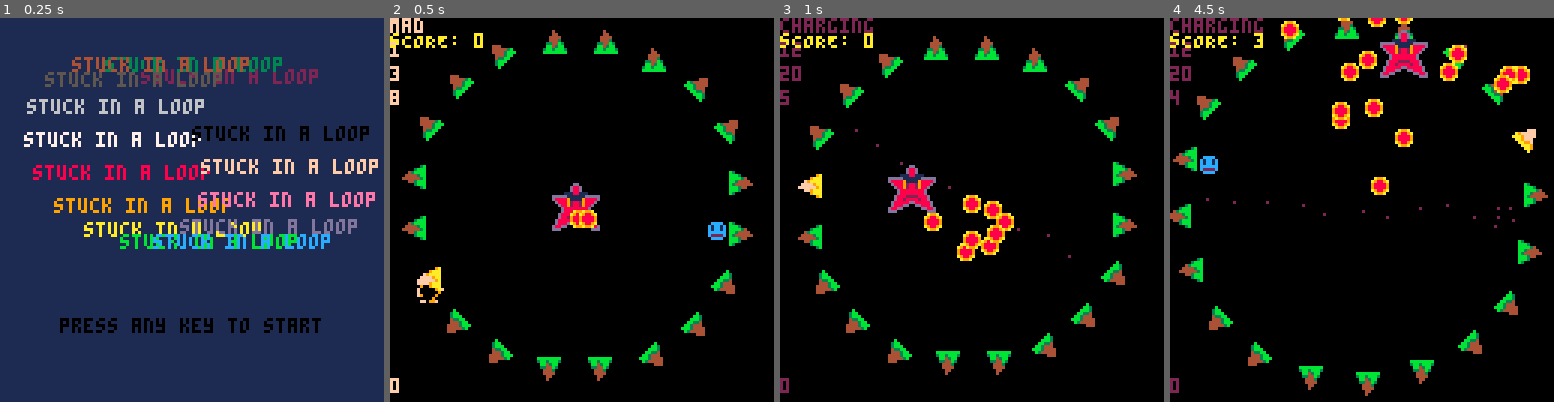
Above: before the commit, frames 1-4 (left to right).
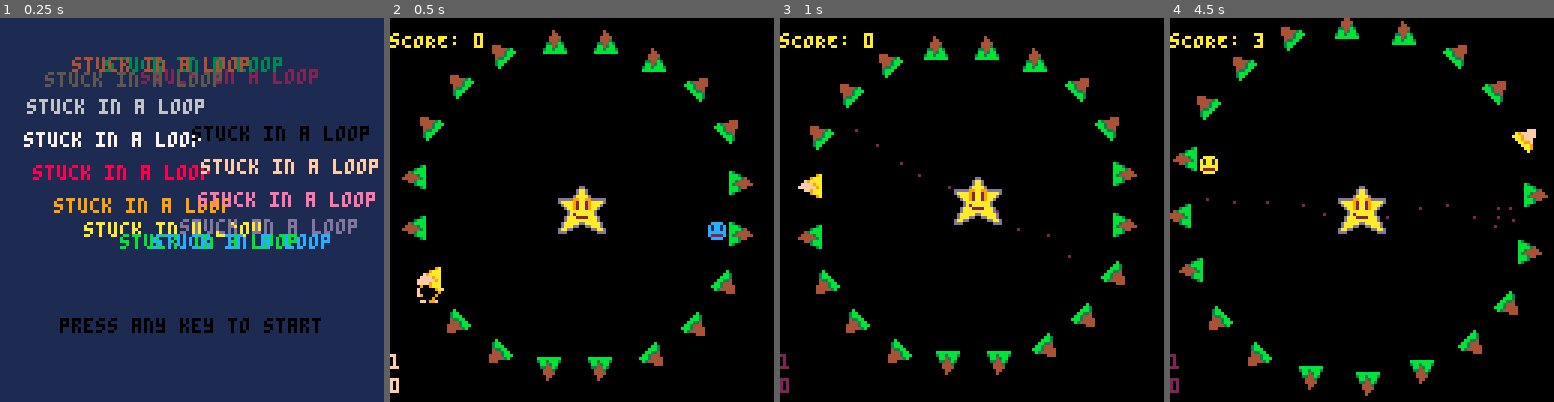
Above: after the commit, the same moments.

Repository: admiralento/pico8wolfertbrothers
Game: PICO-8 cartridge stuckinloop.p8
Same seed, same stepped clock (60 frames per second), same inputs: the game is played once before the commit and once after it.
Inputs:
- Up to frame 1 (0.25 s): no input
- Up to frame 2 (0.5 s): tap X (X key) at 0.33 s
- Up to frame 3 (1 s): tap O (Z key) at 0.7 s
- Up to frame 4 (4.5 s): tap X (X key) at 1.07, 1.85, 2.97, 4.08 s; hold Right 1.6-2.1 s; tap O (Z key) every 0.4 s from 1.7 to 4.1 s; hold Up 2.15-2.42 s; hold Right 2.47-3.03 s; hold Left 3.08-3.58 s; hold Down 3.63-3.97 s; hold Right from 4.02 s (still down)

Frame 1 is identical in both runs. In frame 2, 1.6% of the frame differs, in the area x 0-57%, y 0-92%; in frame 3, 3.8%; in frame 4, 5.5%, in the area x 0-94%, y 0-92%.

Commit message:
added boss queue system for designing play

Diff:
--- a/stuckinloop.p8
+++ b/stuckinloop.p8
@@ -19,6 +19,7 @@
 platforms = {}
 dynamics = {}
 player = {}
+boss_queue = {}
 gamestate = "menu"
 
 cx = 63
@@ -36,6 +37,9 @@
  boss = make_boss()
  gamestate = "game"
  points = 0
+
+ add_boss_queue("floating",120,3)
+ add_boss_queue("mad",3,10)
 end
 
 function end_game()
@@ -130,6 +134,14 @@
  return p
 end
 
+function add_boss_queue(action, maxFrameCnt, cycles)
+ bq = { action = action,
+        maxFrameCnt = maxFrameCnt,
+        cycles = cycles}
+ add(boss_queue, bq)
+ return bq
+end
+
 function empty_list(list)
  for i in all(list) do
   del(list,i)
@@ -158,6 +170,7 @@
 	 check_boss_collision()
 	 remove_desert_if_touching()
 		add_desert_if_missing()
+  clean_up_dynamics()
 
   if (player.life <= 0) then
    end_game()
@@ -212,6 +225,14 @@
 
 function make_random_platform_into_desert()
  change_platform_to_desert_sprites(random_platform(p.current_platform))
+end
+
+function clean_up_dynamics()
+ for d in all(dynamics) do
+  if (d.x < -128 or d.x > 256 or d.y < -128 or d.y > 256) then
+   del(dynamics,d)
+  end
+ end
 end
 
 function get_user_input()
@@ -318,7 +339,6 @@
 function check_dynamic_collisions()
  for d in all(dynamics) do
   if (do_actors_collide(player,d) and (d.damage > 0) and player.invincibleTimer <= 0) then
-   sfx(0)
    del(dynamics, d)
   	del(actors, d)
    player.invincibleTimer = 120;
@@ -333,7 +353,6 @@
    set_boss_action("hit",10,10)
    damage_boss(1)
   elseif (boss.state == "active") then
-   sfx(0)
    player.invincibleTimer = 120;
    damage_player(1)
   end
@@ -341,10 +360,12 @@
 end
 
 function damage_player(d)
+ sfx(1)
  player.life -= d
 end
 
 function damage_boss(d)
+ sfx(4)
  boss.life -= d
 end
 
@@ -494,6 +515,14 @@
 end
 
 function retrieve_next_action()
+ if (queued_boss_action()) then
+  return
+ end
+ local c = get_actor_center(boss)
+ if (distance_to_center(c.x, c.y) > 64) then
+  set_boss_action("go home",40,1)
+  return
+ end
  while true do
   local r = ceil(rnd(5))
   if (r == 1) then
@@ -509,7 +538,6 @@
    return
   end
   if (r == 4) then
-   local c = get_actor_center(boss)
    if (distance_to_center(c.x, c.y) > 30) then
     set_boss_action("go home",40,1)
     return
@@ -520,6 +548,17 @@
    return
   end
  end
+end
+
+function queued_boss_action()
+ if (#boss_queue > 0) then
+  set_boss_action(boss_queue[1].action,
+   boss_queue[1].maxFrameCnt,
+   boss_queue[1].cycles)
+  del(boss_queue, boss_queue[1])
+  return true
+ end
+ return false
 end
 
 function set_boss_state(state)
@@ -541,11 +580,8 @@
 	if (gamestate == "game") then
 	 draw_particles()
 		draw_actors()
-		print(boss.action,0,0)
-	 print(boss.frames,0,8)
-	 print(boss.maxFrameCnt,0,16)
-	 print(boss.cycles,0,24)
-		print(player.frames,0,120)
+		print(#dynamics,0,120)
+  print(#boss_queue,0,112)
 	 print("sCORE: "..tostring(points),0,5,10,11)
  elseif (gamestate == "menu") then
   rectfill(0,0,128,128,1)
Not shown, changed: the sound effects (__sfx__) section of stuckinloop.p8
